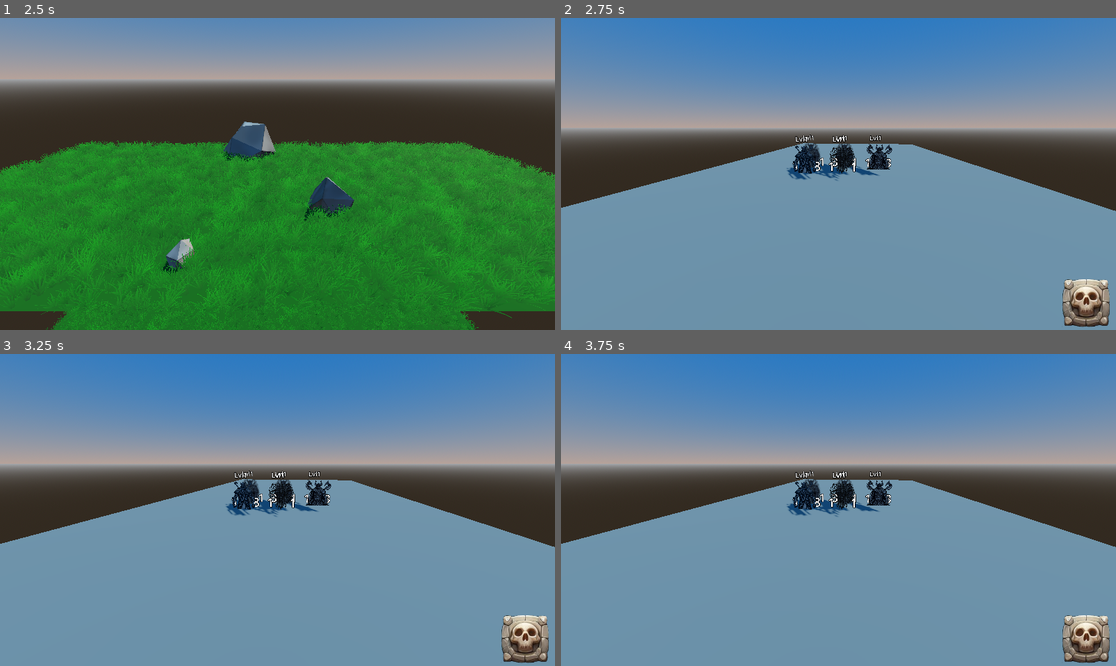
Above: before the commit, frames 1-4 (two rows, left to right).
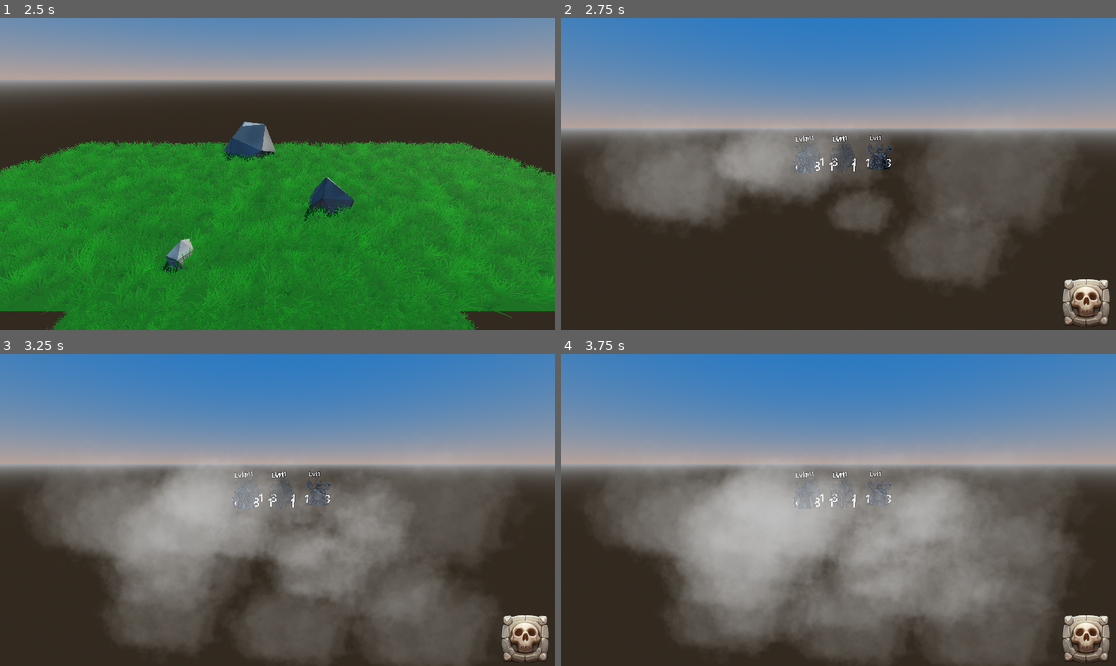
Above: after the commit, the same moments.

Repository: AndreMoukarzel/Auto-Battler
Game: Godot game, scene res://connector.tscn
Two runs of this game, one before a commit and one after it. Both use one fixed random seed, a clock stepped at 60 frames per second and the inputs below.
Inputs (mouse positions are in pixels of both pictures, inside the frame that each line leads up to):
- Up to frame 1 (2.5 s): click (27, 301) at 0.5 s; click (527, 301) at 1.25 s; move the mouse to (399, 158) at 2.02 s; click (399, 158) at 2.17 s
- Up to frame 2 (2.75 s): no input
- Up to frame 3 (3.25 s): move the mouse to (166, 525) at 2.77 s; click (166, 525) at 2.92 s
- Up to frame 4 (3.75 s): move the mouse to (894, 441) at 3.52 s; click (894, 441) at 3.67 s

Frame 1 is identical in both runs. In frame 2, 56% of the frame differs, in the area x 0-100%, y 35-100%; in frame 3, 57%; in frame 4, 57%.

Commit message:
Cloud test

Diff:
--- a/combat/battle.tscn
+++ b/combat/battle.tscn
@@ -1,14 +1,26 @@
-[gd_scene load_steps=7 format=3 uid="uid://bdfet3llmdvi8"]
+[gd_scene load_steps=14 format=3 uid="uid://bdfet3llmdvi8"]
 
 [ext_resource type="Script" path="res://combat/battle.gd" id="1_exgs1"]
 [ext_resource type="PackedScene" uid="uid://dprmfccfu4ywe" path="res://combat/Battlefield.tscn" id="2_2lrue"]
+[ext_resource type="Texture2D" uid="uid://dtpr1nc1ynj82" path="res://combat/cloud_texture.png" id="3_7462d"]
 
-[sub_resource type="BoxMesh" id="BoxMesh_86upm"]
-size = Vector3(20, 1, 60)
+[sub_resource type="Gradient" id="Gradient_dc0ej"]
+offsets = PackedFloat32Array(0.198113, 1)
+
+[sub_resource type="FastNoiseLite" id="FastNoiseLite_hl5bg"]
+
+[sub_resource type="NoiseTexture2D" id="NoiseTexture2D_aegq7"]
+seamless = true
+color_ramp = SubResource("Gradient_dc0ej")
+noise = SubResource("FastNoiseLite_hl5bg")
 
 [sub_resource type="ProceduralSkyMaterial" id="ProceduralSkyMaterial_1kyek"]
 sky_top_color = Color(0.101356, 0.45492, 0.781121, 1)
-sky_horizon_color = Color(0.715883, 0.636485, 0.601926, 1)
+sky_horizon_color = Color(0.712595, 0.745007, 0.790434, 1)
+sky_cover = SubResource("NoiseTexture2D_aegq7")
+ground_bottom_color = Color(0.608631, 0.76516, 0.876337, 1)
+ground_horizon_color = Color(0.713726, 0.745098, 0.792157, 1)
+ground_energy_multiplier = 1.25
 
 [sub_resource type="Sky" id="Sky_y1imi"]
 sky_material = SubResource("ProceduralSkyMaterial_1kyek")
@@ -16,21 +28,43 @@
 [sub_resource type="Environment" id="Environment_okcgk"]
 background_mode = 2
 sky = SubResource("Sky_y1imi")
+volumetric_fog_density = 0.0
+volumetric_fog_emission = Color(0.894922, 0.894922, 0.894922, 1)
+volumetric_fog_emission_energy = 0.25
+
+[sub_resource type="BoxMesh" id="BoxMesh_86upm"]
+size = Vector3(20, 1, 60)
+
+[sub_resource type="ParticleProcessMaterial" id="ParticleProcessMaterial_ttgvp"]
+emission_shape = 3
+emission_box_extents = Vector3(5, 2, 4)
+gravity = Vector3(0, 0, 0)
+
+[sub_resource type="StandardMaterial3D" id="StandardMaterial3D_o7a75"]
+transparency = 1
+shading_mode = 0
+albedo_texture = ExtResource("3_7462d")
+billboard_mode = 1
+
+[sub_resource type="QuadMesh" id="QuadMesh_xe0e7"]
+material = SubResource("StandardMaterial3D_o7a75")
+size = Vector2(5, 5)
 
 [node name="Battle" type="Node3D"]
 script = ExtResource("1_exgs1")
 
+[node name="WorldEnvironment" type="WorldEnvironment" parent="."]
+environment = SubResource("Environment_okcgk")
+
+[node name="Battlefield" parent="." instance=ExtResource("2_2lrue")]
+
 [node name="Camera3D" type="Camera3D" parent="."]
 transform = Transform3D(0.994194, -0.0238203, 0.10493, 0, 0.975188, 0.221378, -0.1076, -0.220093, 0.969526, 0.939174, 2.88064, 8.14616)
 
-[node name="Battlefield" parent="." instance=ExtResource("2_2lrue")]
-
 [node name="Floor" type="MeshInstance3D" parent="."]
 transform = Transform3D(1, 0, 0, 0, 1, 0, 0, 0, 1, 0, -0.5, 0)
+visible = false
 mesh = SubResource("BoxMesh_86upm")
-
-[node name="WorldEnvironment" type="WorldEnvironment" parent="."]
-environment = SubResource("Environment_okcgk")
 
 [node name="DirectionalLight3D" type="DirectionalLight3D" parent="."]
 transform = Transform3D(0.855798, -0.261792, 0.446178, 0.106424, 0.933145, 0.343388, -0.506245, -0.246386, 0.826444, 3.28163, 2.06736, 3.85853)
@@ -41,5 +75,12 @@
 [node name="BattleTimer" type="Timer" parent="."]
 wait_time = 0.6
 
+[node name="GPUParticles3D" type="GPUParticles3D" parent="."]
+amount = 50
+lifetime = 60.0
+explosiveness = 0.98
+process_material = SubResource("ParticleProcessMaterial_ttgvp")
+draw_pass_1 = SubResource("QuadMesh_xe0e7")
+
 [connection signal="battle_done" from="Battlefield" to="." method="_on_battlefield_battle_done"]
 [connection signal="timeout" from="BattleTimer" to="." method="_on_battle_timer_timeout"]
Binary file added: combat/cloud_texture.png
Not shown, added: combat/cloud_texture.png.import
